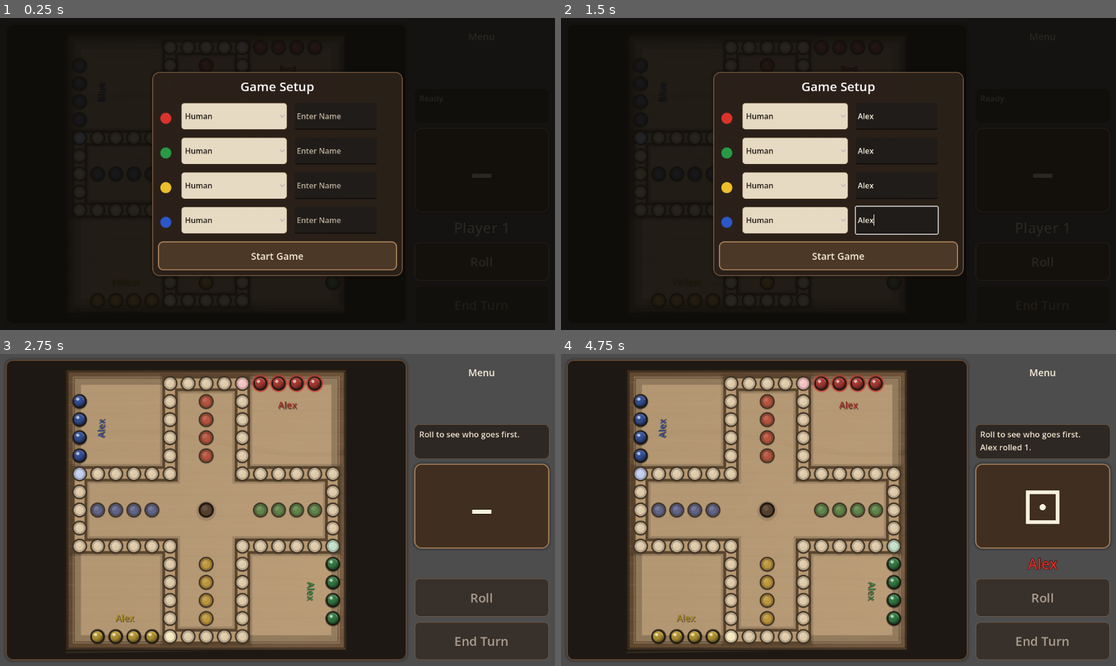
Above: before the commit, frames 1-4 (two rows, left to right).
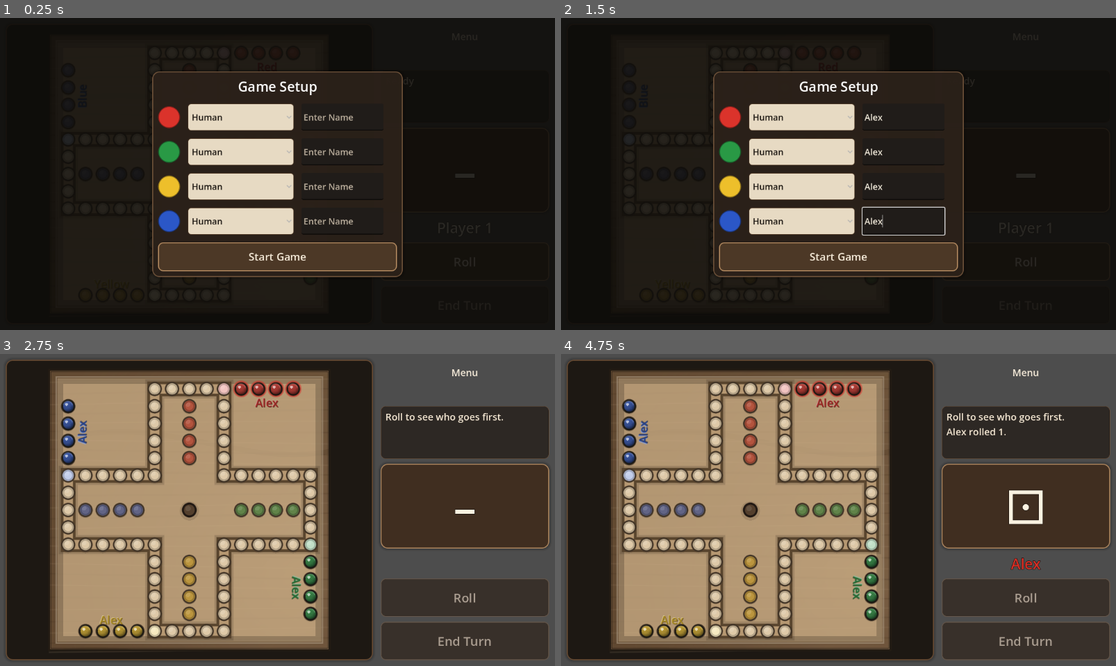
Above: after the commit, the same moments.

Repository: ItsTheMcCoy/wahoo-app
Game: Godot game, scene res://scenes/Main.tscn
The game is run twice, just before and just after one commit, with the same random seed, the same clock (stepped at 60 frames per second) and the same inputs.
Inputs (mouse positions are in pixels of both pictures, inside the frame that each line leads up to):
- Up to frame 1 (0.25 s): no input
- Up to frame 2 (1.5 s): click (899, 114) at 0.52 s; type "Alex" at 0.6 s; click (899, 152) at 0.75 s; type "Alex" at 0.83 s; click (899, 186) at 0.98 s; type "Alex" at 1.07 s; click (899, 220) at 1.27 s; type "Alex" at 1.35 s
- Up to frame 3 (2.75 s): click "Start Game" at 2 s
- Up to frame 4 (4.75 s): click "Menu" at 2.75 s; click "Roll" at 3.5 s; move the mouse to (766, 510) at 4.27 s; click (766, 510) at 4.42 s

The runs differ from the first frame. In frame 1, 4.7% of the frame differs, in the area x 11-86%, y 17-84%; in frame 2, 4.7%; in frame 3, 32%; in frame 4, 33%, in the area x 9-99%, y 1-99%.

Commit message:
Update Godot main scene and board view scripts

Diff:
--- a/godot/scenes/Main.tscn
+++ b/godot/scenes/Main.tscn
@@ -38,7 +38,7 @@
 
 [node name="SidePanel" type="VBoxContainer" parent="Root"]
 layout_mode = 2
-custom_minimum_size = Vector2(280, 0)
+custom_minimum_size = Vector2(350, 0)
 theme_override_constants/separation = 10
 
 [node name="GameMenuButton" type="MenuButton" parent="Root/SidePanel"]
@@ -53,12 +53,12 @@
 
 [node name="Status" type="RichTextLabel" parent="Root/SidePanel"]
 layout_mode = 2
-custom_minimum_size = Vector2(0, 72)
+custom_minimum_size = Vector2(0, 110)
 bbcode_enabled = true
 fit_content = false
 scroll_active = true
 text = "Ready"
-theme_override_font_sizes/normal_font_size = 17
+theme_override_font_sizes/normal_font_size = 20
 
 [node name="DieFrame" type="PanelContainer" parent="Root/SidePanel"]
 layout_mode = 2
@@ -171,110 +171,98 @@
 layout_mode = 2
 text = "Game Setup"
 horizontal_alignment = 1
-theme_override_font_sizes/font_size = 26
+theme_override_font_sizes/font_size = 28
 
 [node name="Seat0Row" type="HBoxContainer" parent="SetupOverlay/SetupPanel/SetupContent"]
 layout_mode = 2
 custom_minimum_size = Vector2(0, 56)
 theme_override_constants/separation = 16
 
-[node name="Seat0Label" type="Label" parent="SetupOverlay/SetupPanel/SetupContent/Seat0Row"]
-layout_mode = 2
-custom_minimum_size = Vector2(32, 0)
-self_modulate = Color(0.86, 0.20, 0.17, 1)
-text = "●"
-horizontal_alignment = 1
-theme_override_font_sizes/font_size = 30
+[node name="Seat0Label" type="Control" parent="SetupOverlay/SetupPanel/SetupContent/Seat0Row"]
+layout_mode = 2
+custom_minimum_size = Vector2(46, 46)
 
 [node name="Seat0Option" type="OptionButton" parent="SetupOverlay/SetupPanel/SetupContent/Seat0Row"]
 layout_mode = 2
 custom_minimum_size = Vector2(220, 44)
-theme_override_font_sizes/font_size = 16
+theme_override_font_sizes/font_size = 18
 
 [node name="Seat0Name" type="LineEdit" parent="SetupOverlay/SetupPanel/SetupContent/Seat0Row"]
 visible = false
 layout_mode = 2
 custom_minimum_size = Vector2(170, 44)
-placeholder_text = "Enter Name"
-theme_override_font_sizes/font_size = 16
+max_length = 12
+placeholder_text = "Enter Name"
+theme_override_font_sizes/font_size = 18
 
 [node name="Seat1Row" type="HBoxContainer" parent="SetupOverlay/SetupPanel/SetupContent"]
 layout_mode = 2
 custom_minimum_size = Vector2(0, 56)
 theme_override_constants/separation = 16
 
-[node name="Seat1Label" type="Label" parent="SetupOverlay/SetupPanel/SetupContent/Seat1Row"]
-layout_mode = 2
-custom_minimum_size = Vector2(32, 0)
-self_modulate = Color(0.16, 0.60, 0.27, 1)
-text = "●"
-horizontal_alignment = 1
-theme_override_font_sizes/font_size = 30
+[node name="Seat1Label" type="Control" parent="SetupOverlay/SetupPanel/SetupContent/Seat1Row"]
+layout_mode = 2
+custom_minimum_size = Vector2(46, 46)
 
 [node name="Seat1Option" type="OptionButton" parent="SetupOverlay/SetupPanel/SetupContent/Seat1Row"]
 layout_mode = 2
 custom_minimum_size = Vector2(220, 44)
-theme_override_font_sizes/font_size = 16
+theme_override_font_sizes/font_size = 18
 
 [node name="Seat1Name" type="LineEdit" parent="SetupOverlay/SetupPanel/SetupContent/Seat1Row"]
 visible = false
 layout_mode = 2
 custom_minimum_size = Vector2(170, 44)
-placeholder_text = "Enter Name"
-theme_override_font_sizes/font_size = 16
+max_length = 12
+placeholder_text = "Enter Name"
+theme_override_font_sizes/font_size = 18
 
 [node name="Seat2Row" type="HBoxContainer" parent="SetupOverlay/SetupPanel/SetupContent"]
 layout_mode = 2
 custom_minimum_size = Vector2(0, 56)
 theme_override_constants/separation = 16
 
-[node name="Seat2Label" type="Label" parent="SetupOverlay/SetupPanel/SetupContent/Seat2Row"]
-layout_mode = 2
-custom_minimum_size = Vector2(32, 0)
-self_modulate = Color(0.93, 0.75, 0.17, 1)
-text = "●"
-horizontal_alignment = 1
-theme_override_font_sizes/font_size = 30
+[node name="Seat2Label" type="Control" parent="SetupOverlay/SetupPanel/SetupContent/Seat2Row"]
+layout_mode = 2
+custom_minimum_size = Vector2(46, 46)
 
 [node name="Seat2Option" type="OptionButton" parent="SetupOverlay/SetupPanel/SetupContent/Seat2Row"]
 layout_mode = 2
 custom_minimum_size = Vector2(220, 44)
-theme_override_font_sizes/font_size = 16
+theme_override_font_sizes/font_size = 18
 
 [node name="Seat2Name" type="LineEdit" parent="SetupOverlay/SetupPanel/SetupContent/Seat2Row"]
 visible = false
 layout_mode = 2
 custom_minimum_size = Vector2(170, 44)
-placeholder_text = "Enter Name"
-theme_override_font_sizes/font_size = 16
+max_length = 12
+placeholder_text = "Enter Name"
+theme_override_font_sizes/font_size = 18
 
 [node name="Seat3Row" type="HBoxContainer" parent="SetupOverlay/SetupPanel/SetupContent"]
 layout_mode = 2
 custom_minimum_size = Vector2(0, 56)
 theme_override_constants/separation = 16
 
-[node name="Seat3Label" type="Label" parent="SetupOverlay/SetupPanel/SetupContent/Seat3Row"]
-layout_mode = 2
-custom_minimum_size = Vector2(32, 0)
-self_modulate = Color(0.17, 0.34, 0.78, 1)
-text = "●"
-horizontal_alignment = 1
-theme_override_font_sizes/font_size = 30
+[node name="Seat3Label" type="Control" parent="SetupOverlay/SetupPanel/SetupContent/Seat3Row"]
+layout_mode = 2
+custom_minimum_size = Vector2(46, 46)
 
 [node name="Seat3Option" type="OptionButton" parent="SetupOverlay/SetupPanel/SetupContent/Seat3Row"]
 layout_mode = 2
 custom_minimum_size = Vector2(220, 44)
-theme_override_font_sizes/font_size = 16
+theme_override_font_sizes/font_size = 18
 
 [node name="Seat3Name" type="LineEdit" parent="SetupOverlay/SetupPanel/SetupContent/Seat3Row"]
 visible = false
 layout_mode = 2
 custom_minimum_size = Vector2(170, 44)
-placeholder_text = "Enter Name"
-theme_override_font_sizes/font_size = 16
+max_length = 12
+placeholder_text = "Enter Name"
+theme_override_font_sizes/font_size = 18
 
 [node name="StartButton" type="Button" parent="SetupOverlay/SetupPanel/SetupContent"]
 layout_mode = 2
 custom_minimum_size = Vector2(280, 60)
 text = "Start Game"
-theme_override_font_sizes/font_size = 20
+theme_override_font_sizes/font_size = 22
--- a/godot/scripts/main.gd
+++ b/godot/scripts/main.gd
@@ -62,6 +62,10 @@
 @onready var _seat_name_1: LineEdit = $SetupOverlay/SetupPanel/SetupContent/Seat1Row/Seat1Name
 @onready var _seat_name_2: LineEdit = $SetupOverlay/SetupPanel/SetupContent/Seat2Row/Seat2Name
 @onready var _seat_name_3: LineEdit = $SetupOverlay/SetupPanel/SetupContent/Seat3Row/Seat3Name
+@onready var _seat_label_0: Control = $SetupOverlay/SetupPanel/SetupContent/Seat0Row/Seat0Label
+@onready var _seat_label_1: Control = $SetupOverlay/SetupPanel/SetupContent/Seat1Row/Seat1Label
+@onready var _seat_label_2: Control = $SetupOverlay/SetupPanel/SetupContent/Seat2Row/Seat2Label
+@onready var _seat_label_3: Control = $SetupOverlay/SetupPanel/SetupContent/Seat3Row/Seat3Label
 
 signal _opening_roll_pressed
 
@@ -97,6 +101,7 @@
 	_refresh_setup_name_fields()
 	_setup_overlay.visible = true
 	_board.modulate = Color(1.0, 1.0, 1.0, 0.96)
+	_status.scroll_following = true
 
 func _apply_visual_theme() -> void:
 	var panel_style := StyleBoxFlat.new()
@@ -151,6 +156,7 @@
 	status_style.content_margin_bottom = 8
 	_status.add_theme_stylebox_override("normal", status_style)
 	_status.add_theme_color_override("default_color", Color(0.97, 0.92, 0.84))
+	_status.add_theme_font_size_override("normal_font_size", 20)
 	_status.add_theme_constant_override("line_separation", 3)
 	_status.add_theme_constant_override("outline_size", 1)
 	_status.add_theme_color_override("font_outline_color", Color(0.08, 0.06, 0.04, 0.90))
@@ -276,6 +282,34 @@
 		field.add_theme_color_override("font_color", Color(0.95, 0.92, 0.86))
 		field.add_theme_color_override("font_placeholder_color", Color(0.74, 0.69, 0.62))
 
+	var seat_label_colors: Array = [
+		Color(0.86, 0.20, 0.17),
+		Color(0.16, 0.60, 0.27),
+		Color(0.93, 0.75, 0.17),
+		Color(0.17, 0.34, 0.78),
+	]
+	var seat_label_nodes: Array = [_seat_label_0, _seat_label_1, _seat_label_2, _seat_label_3]
+	for i in range(4):
+		var lbl: Control = seat_label_nodes[i]
+		lbl.size_flags_vertical = Control.SIZE_SHRINK_CENTER
+		var marble_color: Color = seat_label_colors[i]
+		var panel := Panel.new()
+		panel.set_anchors_and_offsets_preset(Control.PRESET_FULL_RECT)
+		var circle_style := StyleBoxFlat.new()
+		circle_style.bg_color = marble_color
+		circle_style.corner_radius_top_left = 999
+		circle_style.corner_radius_top_right = 999
+		circle_style.corner_radius_bottom_left = 999
+		circle_style.corner_radius_bottom_right = 999
+		var edge_color := marble_color.darkened(0.38)
+		circle_style.border_color = edge_color
+		circle_style.border_width_left = 2
+		circle_style.border_width_top = 2
+		circle_style.border_width_right = 2
+		circle_style.border_width_bottom = 2
+		panel.add_theme_stylebox_override("panel", circle_style)
+		lbl.add_child(panel)
+
 	_side_panel.self_modulate = Color(1.0, 1.0, 1.0, 0.98)
 
 func _populate_dropdowns() -> void:
@@ -361,7 +395,7 @@
 	_die_label.scale = Vector2.ONE
 	_set_roll_ready(false)
 	_roll_button.text = "Roll"
-	_status.text = ""
+	_set_status_text("")
 	_turn_label.text = ""
 	_turn_label.self_modulate = Color.WHITE
 	await _run_starting_roll_phase()
@@ -511,7 +545,18 @@
 	if _show_smoke_summary:
 		lines.append("")
 		lines.append(_smoke_summary)
-	_status.text = "\n".join(lines)
+	_set_status_text("\n".join(lines))
+
+func _set_status_text(text: String) -> void:
+	_status.text = text
+	_status.scroll_following = true
+	call_deferred("_scroll_status_to_bottom")
+
+func _scroll_status_to_bottom() -> void:
+	if _status == null:
+		return
+	var last_line: int = maxi(0, _status.get_line_count() - 1)
+	_status.scroll_to_line(last_line)
 
 func _turn_announcement(action: String) -> String:
 	return "Turn %d: %s\n%s" % [_turn_number, _player_label(_state.current_player), action]
@@ -545,11 +590,12 @@
 func _run_starting_roll_phase() -> void:
 	var contenders: Array = [0, 1, 2, 3]
 	var status_lines: PackedStringArray = []
+	var winning_roll := 0
 
 	_turn_label.text = ""
 	_turn_label.self_modulate = Color.WHITE
 	status_lines.append("Roll to see who goes first.")
-	_status.text = "\n".join(status_lines)
+	_set_status_text("\n".join(status_lines))
 	await get_tree().create_timer(1.0).timeout
 
 	while contenders.size() > 1:
@@ -557,7 +603,6 @@
 			return
 		var round_rolls: Array = []
 		var highest := 0
-		var highest_seat := -1
 
 		for player in contenders:
 			if not _starting_phase:
@@ -590,10 +635,9 @@
 			round_rolls.append({"player": seat, "roll": roll})
 			if roll > highest:
 				highest = roll
-				highest_seat = seat
 
 			status_lines.append("%s rolled %d." % [name, roll])
-			_status.text = "\n".join(status_lines)
+			_set_status_text("\n".join(status_lines))
 			await get_tree().create_timer(0.5).timeout
 			if not _starting_phase:
 				return
@@ -610,10 +654,12 @@
 			_turn_label.text = "Tie!"
 			_turn_label.self_modulate = Color.WHITE
 			status_lines.append("Tie at %d — %s roll again." % [highest, ", ".join(parts)])
-			_status.text = "\n".join(status_lines)
+			_set_status_text("\n".join(status_lines))
 			await get_tree().create_timer(1.0).timeout
 			if not _starting_phase:
 				return
+		else:
+			winning_roll = highest
 
 		contenders = tied
 
@@ -625,8 +671,9 @@
 	var winner_name: String = _seat_display_names[winner]
 	_turn_label.text = winner_name
 	_turn_label.self_modulate = PLAYER_COLORS[winner]
-	status_lines.append("%s goes first! Press Roll to start." % winner_name)
-	_status.text = "\n".join(status_lines)
+	status_lines.append("%s had the highest roll with a %d." % [winner_name, winning_roll])
+	status_lines.append("%s goes first!" % winner_name)
+	_set_status_text("\n".join(status_lines))
 	_set_roll_ready(true)
 
 func _seat_roll_label(player: int) -> String:
--- a/godot/scripts/wahoo_board_view.gd
+++ b/godot/scripts/wahoo_board_view.gd
@@ -33,7 +33,8 @@
 const BOARD_SCALE := 0.97
 const POSITION_SPOT_RADIUS_RATIO := 0.37
 const MARBLE_SIZE_RATIO := 0.71
-const BOARD_EDGE_PADDING_UNITS := 0.75
+const BOARD_EDGE_PADDING_UNITS := 1.10
+const SEAT_LABEL_OFFSET_UNITS := 1.30
 const ANIMATION_STYLE_PRESETS := {
     "subtle": {
         "move_seconds": 0.28,
@@ -485,7 +486,7 @@
     var font: Font = ThemeDB.fallback_font
     if font == null:
         return
-    var font_size := int(max(12.0, _cell_size * 0.52))
+    var font_size := int(max(16.0, _cell_size * 0.66))
     var font_height: float = font.get_height(font_size)
     for player in range(WahooState.NUM_PLAYERS):
         var label := String(_seat_labels[player]).strip_edges()
@@ -501,32 +502,46 @@
             _draw_centered_text(font, font_size, font_height, label, anchor, color)
 
 func _seat_label_anchor(player: int) -> Vector2:
-    var bounds := _base_cluster_bounds(player)
-    var padding := _cell_size * 0.30
-    match player:
-        0:
-            return Vector2(bounds.get_center().x, bounds.end.y + padding)
-        1:
-            return Vector2(bounds.position.x - padding, bounds.get_center().y)
-        2:
-            return Vector2(bounds.get_center().x, bounds.position.y - padding)
-        3:
-            return Vector2(bounds.end.x + padding, bounds.get_center().y)
-    return bounds.get_center()
+    var base_center := _base_cluster_center(player)
+    var inward_dirs := [
+        Vector2(0.0, 1.0),
+        Vector2(-1.0, 0.0),
+        Vector2(0.0, -1.0),
+        Vector2(1.0, 0.0),
+    ]
+    return base_center + inward_dirs[player] * (_cell_size * 0.72)
+
+func _base_cluster_center(player: int) -> Vector2:
+    var coords := WahooLayout.base_cluster_grid_coords(player)
+    var sum := Vector2.ZERO
+    for coord in coords:
+        sum += _grid_to_local(coord)
+    return sum / float(max(1, coords.size()))
 
 func _draw_centered_text(font: Font, font_size: int, font_height: float, text: String, anchor: Vector2, color: Color) -> void:
     var text_size := font.get_string_size(text, HORIZONTAL_ALIGNMENT_LEFT, -1, font_size)
-    var shadow_pos := anchor + Vector2(-text_size.x * 0.5 + _cell_size * 0.05, font_height * 0.38 + _cell_size * 0.06)
-    var shadow_color := Color(0.06, 0.05, 0.04, 0.52)
-    draw_string(font, shadow_pos, text, HORIZONTAL_ALIGNMENT_LEFT, -1, font_size, shadow_color)
     var draw_pos := anchor + Vector2(-text_size.x * 0.5, font_height * 0.38)
+    var bevel_offset := Vector2(_cell_size * 0.03, _cell_size * 0.03)
+    var bevel_light := color.lerp(Color.WHITE, 0.52)
+    bevel_light.a = minf(1.0, color.a)
+    var bevel_dark := color.darkened(0.68)
+    bevel_dark.a = 0.62
+    draw_string(font, draw_pos - bevel_offset, text, HORIZONTAL_ALIGNMENT_LEFT, -1, font_size, bevel_light)
+    draw_string(font, draw_pos + bevel_offset, text, HORIZONTAL_ALIGNMENT_LEFT, -1, font_size, bevel_dark)
     draw_string(font, draw_pos, text, HORIZONTAL_ALIGNMENT_LEFT, -1, font_size, color)
 
 func _draw_centered_rotated_text(font: Font, font_size: int, font_height: float, text: String, anchor: Vector2, angle: float, color: Color) -> void:
     var text_size := font.get_string_size(text, HORIZONTAL_ALIGNMENT_LEFT, -1, font_size)
     draw_set_transform(anchor, angle, Vector2.ONE)
-    draw_string(font, Vector2(-text_size.x * 0.5 + _cell_size * 0.05, font_height * 0.38 + _cell_size * 0.06), text, HORIZONTAL_ALIGNMENT_LEFT, -1, font_size, Color(0.06, 0.05, 0.04, 0.52))
-    draw_string(font, Vector2(-text_size.x * 0.5, font_height * 0.38), text, HORIZONTAL_ALIGNMENT_LEFT, -1, font_size, color)
+    var draw_pos := Vector2(-text_size.x * 0.5, font_height * 0.38)
+    var bevel_offset := Vector2(_cell_size * 0.03, _cell_size * 0.03)
+    var bevel_light := color.lerp(Color.WHITE, 0.52)
+    bevel_light.a = minf(1.0, color.a)
+    var bevel_dark := color.darkened(0.68)
+    bevel_dark.a = 0.62
+    draw_string(font, draw_pos - bevel_offset, text, HORIZONTAL_ALIGNMENT_LEFT, -1, font_size, bevel_light)
+    draw_string(font, draw_pos + bevel_offset, text, HORIZONTAL_ALIGNMENT_LEFT, -1, font_size, bevel_dark)
+    draw_string(font, draw_pos, text, HORIZONTAL_ALIGNMENT_LEFT, -1, font_size, color)
     draw_set_transform(Vector2.ZERO, 0.0, Vector2.ONE)
 
 func _grid_to_local(coord: Vector2i) -> Vector2:
